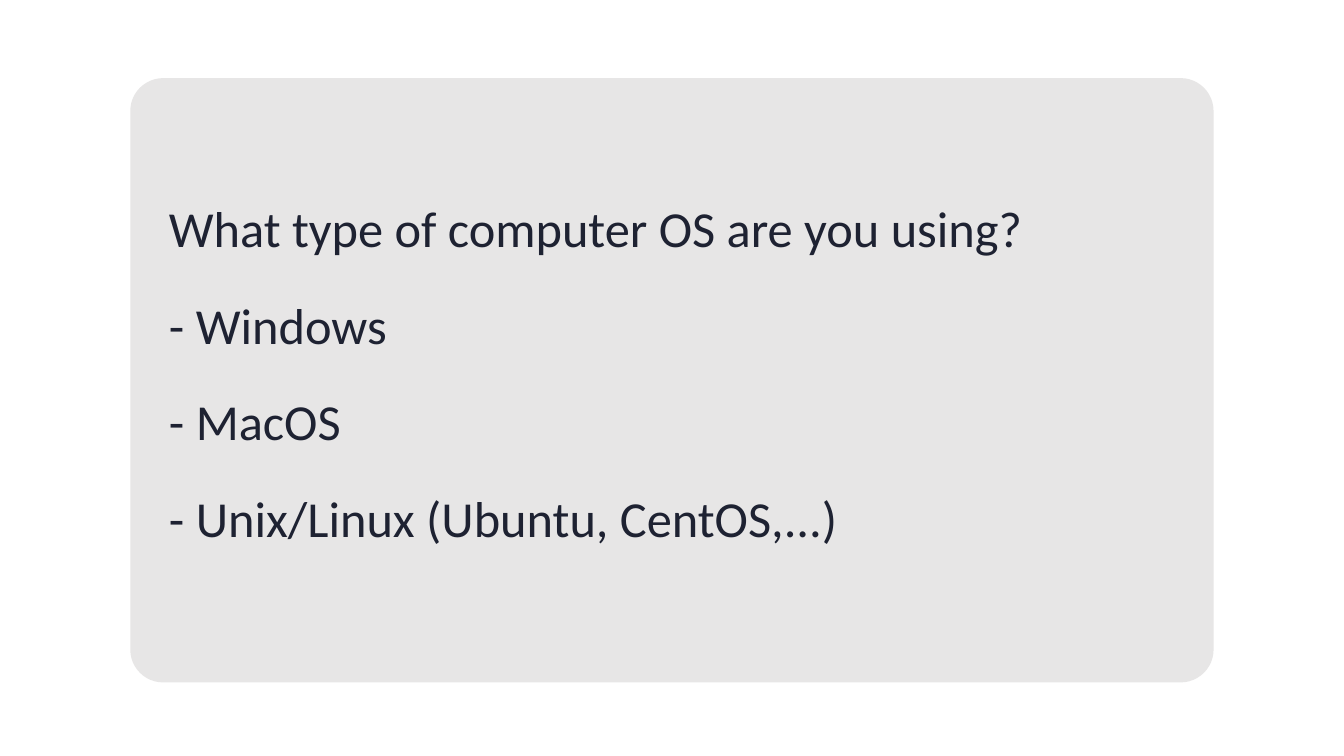
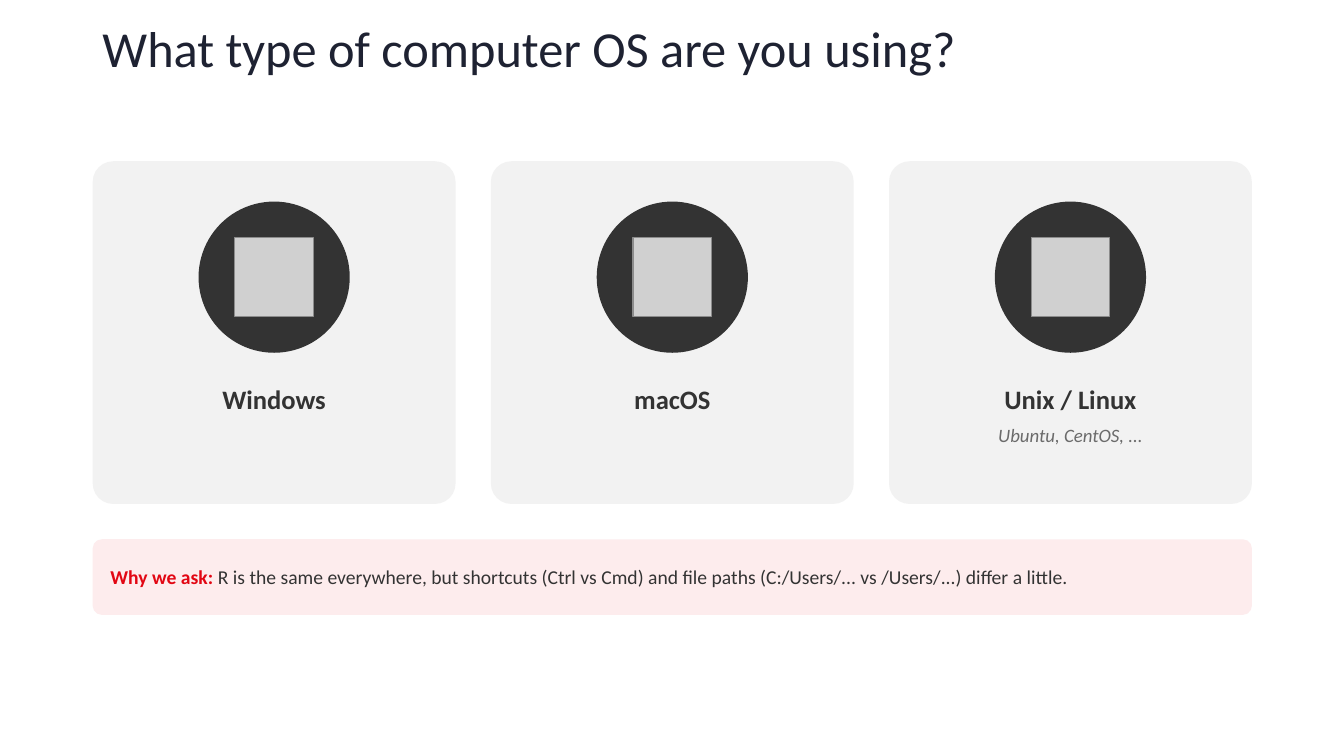
Before and after one commit to sib-swiss/first-steps-with-R-training, a slide deck: slide 6 of assets/pptx/First-steps-with-R_day1.pptx. Drawn at 1344x756 pixels with LibreOffice and Linux fonts; fonts in the diff are those of the drawing; grey boxes stand for pictures; background and template pictures are left out. Boxes give left, top, right and bottom in pixels: in the first picture for what was removed or moved away, otherwise in the second. Text is boxed around its words. In the diff, an @@ line names an element or a change of style, - is before the commit and + after.

```diff
--- a/assets/pptx/First-steps-with-R_day1.pptx
+++ b/assets/pptx/First-steps-with-R_day1.pptx
@@ title "What type of computer OS ..." at (x1=102, y1=32, x2=955, y2=76): vertical alignment middle to top @@
@@ title at (x1=102, y1=32, x2=955, y2=76): text changed @@
-What type of computer OS are you using?
-- Windows
-- MacOS
-- Unix/Linux (Ubuntu, CentOS,...)
+What type of computer OS are you using?
@@ rounded rectangle removed at (x1=130, y1=79, x2=1214, y2=684) @@
@@ rounded rectangle added at (x1=93, y1=161, x2=456, y2=504), fill #F2F2F2 @@
@@ rounded rectangle added at (x1=491, y1=161, x2=854, y2=504), fill #F2F2F2 @@
@@ rounded rectangle added at (x1=889, y1=161, x2=1252, y2=504), fill #F2F2F2 @@
@@ ellipse added at (x1=199, y1=202, x2=350, y2=353), fill #333333 @@
@@ ellipse added at (x1=597, y1=202, x2=748, y2=353), fill #333333 @@
@@ ellipse added at (x1=995, y1=202, x2=1146, y2=353), fill #333333 @@
@@ picture added at (x1=235, y1=238, x2=314, y2=317) @@
@@ picture added at (x1=633, y1=238, x2=712, y2=317) @@
@@ picture added at (x1=1031, y1=238, x2=1110, y2=317) @@
@@ text added at (x1=222, y1=390, x2=325, y2=409), 19 pt, text #333333, bold @@
+Windows
@@ text added at (x1=634, y1=391, x2=710, y2=409), 19 pt, text #333333, bold @@
+macOS
@@ text added at (x1=998, y1=390, x2=1136, y2=444), 13.5 pt, text #6B6B6B, italic @@
+Unix / Linux
+Ubuntu, CentOS, ...
@@ rounded rectangle added at (x1=93, y1=539, x2=1252, y2=615), fill #FDECED, 14 pt, text #333333 @@
+Why we ask: R is the same everywhere, but shortcuts (Ctrl vs Cmd) and file paths (C:/Users/... vs /Users/...) differ a little.
```
Also in this commit, not shown: 22 other slides changed, 13 slides added, 4 slides removed, 12 other files.
